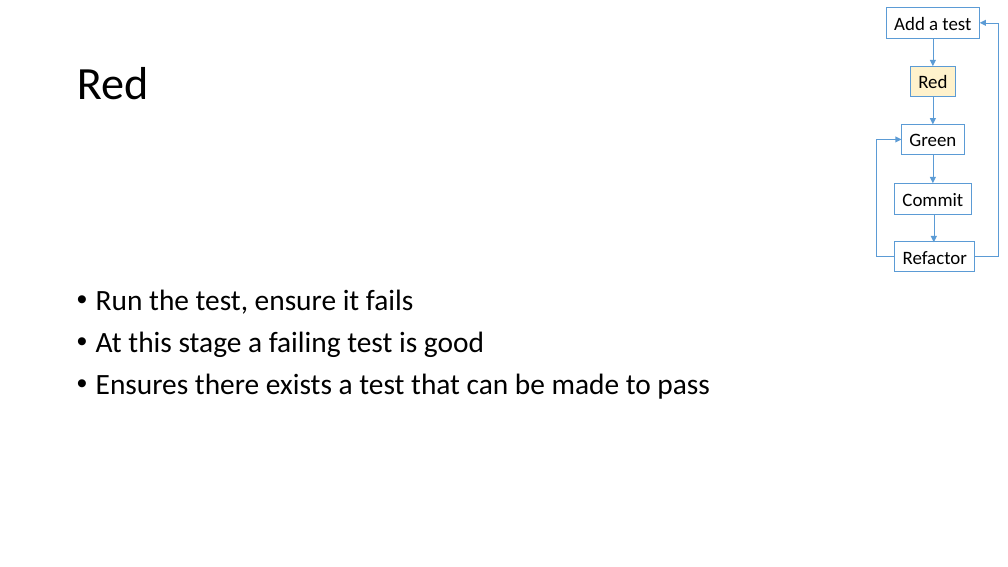
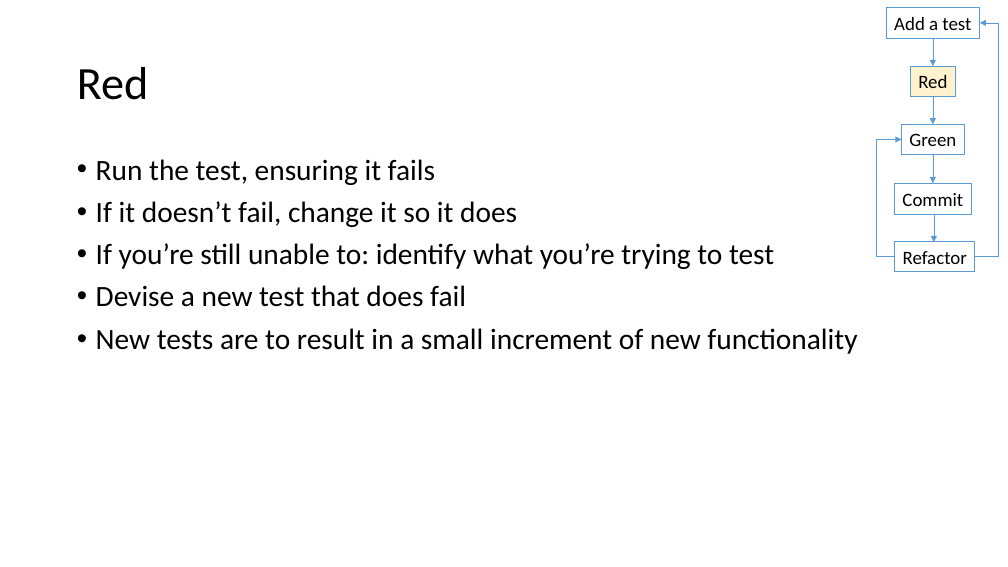
Before and after one commit to LlanddewiLovesYou/TDD_Darts, a slide deck: slide 16 of curriculum.pptx (slide 15 before the commit). Drawn at 1008x567 pixels with LibreOffice and Linux fonts; fonts in the diff are those of the drawing. Boxes give left, top, right and bottom in pixels: in the first picture for what was removed or moved away, otherwise in the second. Text is boxed around its words. In the diff, an @@ line names an element or a change of style, - is before the commit and + after.

Commit message:
Added a second section about writing more tests

```diff
--- a/curriculum.pptx
+++ b/curriculum.pptx
@@ text at (96, 159, 857, 354): text changed @@
-• Run the test, ensure it fails
-• At this stage a failing test is good
-• Ensures there exists a test that can be made to pass
+• Run the test, ensuring it fails
+• If it doesn’t fail, change it so it does
+• If you’re still unable to: identify what you’re trying to test
+• Devise a new test that does fail
+• New tests are to result in a small increment of new functionality
```
Also in this commit, not shown: 2 other slides changed, 1 slide added.
